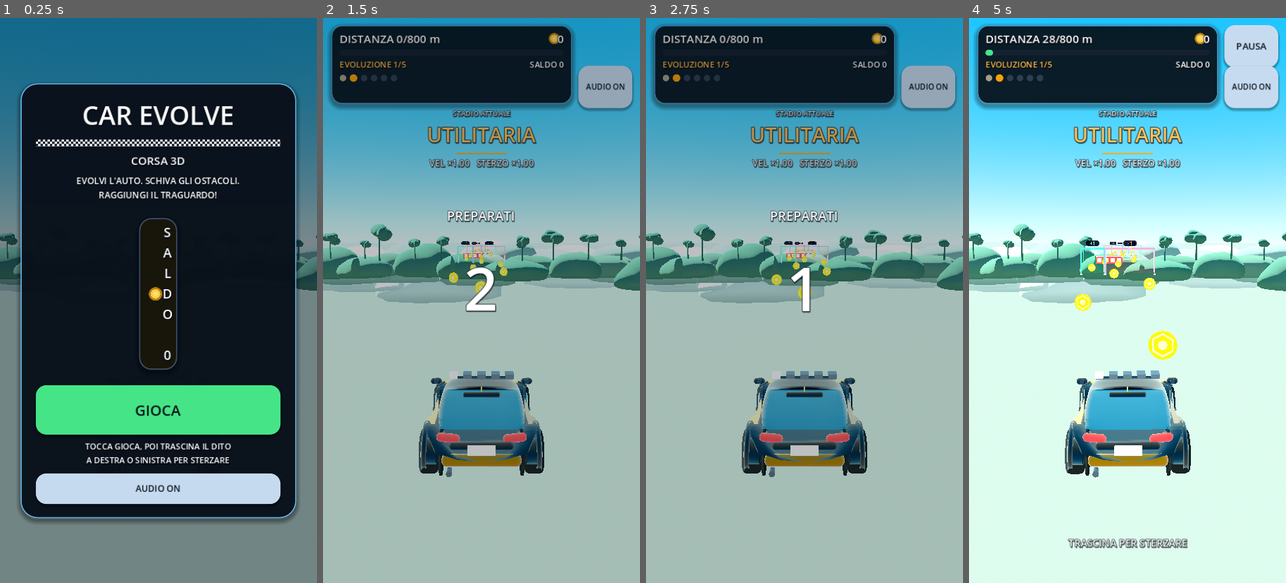
Above: before the commit, frames 1-4 (left to right).
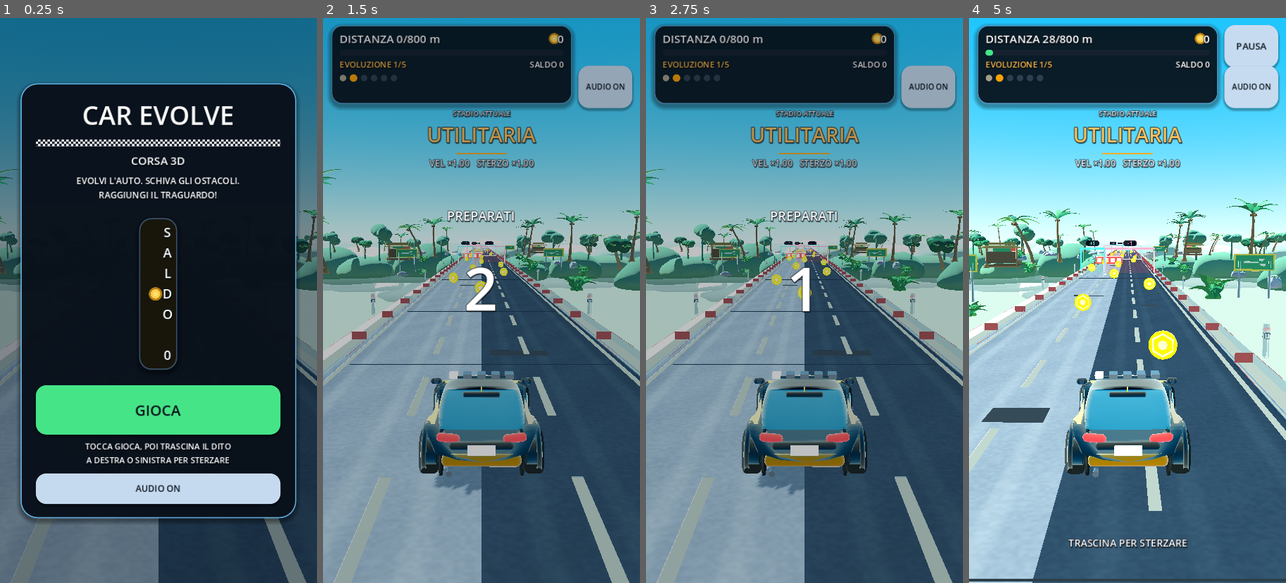
Above: after the commit, the same moments.

Repository: wraixxfn-create/GiocoMobile
Game: Godot game, scene res://scenes/Main.tscn
Two runs of this game, one before a commit and one after it. Both use one fixed random seed, a clock stepped at 60 frames per second and the inputs below.
Inputs (mouse positions are in pixels of both pictures, inside the frame that each line leads up to):
- Up to frame 1 (0.25 s): no input
- Up to frame 2 (1.5 s): click "GIOCA" at 0.5 s; click "AUDIO ON" at 1.25 s
- Up to frame 3 (2.75 s): tap Enter at 2 s; move the mouse to (874, 272) at 2.02 s; hold Right (ui_right) from 2.03 s (still down); tap 1 at 2.1 s; click (874, 272) at 2.17 s
- Up to frame 4 (5 s): release Right (ui_right) at 2.75 s; drag from (1064, 328) to (1111, 413) at 2.77 s; move the mouse to (1159, 176) at 3.52 s; hold Right (ui_right) 3.53-4.25 s; tap 3 at 3.6 s; drag from (1111, 413) to (1032, 215) at 4.27 s

The runs differ from the first frame. In frame 1, 9.6% of the frame differs, in the area x 0-100%, y 26-100%; in frame 2, 45%; in frame 3, 45%; in frame 4, 46%, in the area x 0-100%, y 31-100%.
Error before the commit: Parse Error: Too many arguments for "box()" call. Expected at most 1 but received 2. (res://scripts/scenery/TrackRoadBuilder.gd:111)

Commit message:
fix(road): chiamate a box senza argomenti extra
Co-authored-by: arena-agent <297053741+arena-agent@users.noreply.github.com>

Diff:
--- a/scripts/scenery/TrackRoadBuilder.gd
+++ b/scripts/scenery/TrackRoadBuilder.gd
@@ -107,8 +107,7 @@
 	# Cordolo principale.
 	for side: float in [-1.0, 1.0]:
 		var curb := PropMeshes.box(
-			Vector3(GameConfig.CURB_WIDTH, GameConfig.CURB_HEIGHT + 0.04, GameConfig.SEGMENT_LENGTH),
-			BEVEL,
+			Vector3(GameConfig.CURB_WIDTH, GameConfig.CURB_HEIGHT + 0.04, GameConfig.SEGMENT_LENGTH)
 		)
 		parts.append({
 			"acc": _acc(curb),
@@ -118,8 +117,7 @@
 		# Blocchi rossi: sporgono di 1 cm, come verniciati sopra il cordolo.
 		for i in 8:
 			var accent := PropMeshes.box(
-				Vector3(GameConfig.CURB_WIDTH + 0.02, GameConfig.CURB_HEIGHT + 0.055, 2.5),
-				BEVEL,
+				Vector3(GameConfig.CURB_WIDTH + 0.02, GameConfig.CURB_HEIGHT + 0.055, 2.5)
 			)
 			parts.append({
 				"acc": _acc(accent),
